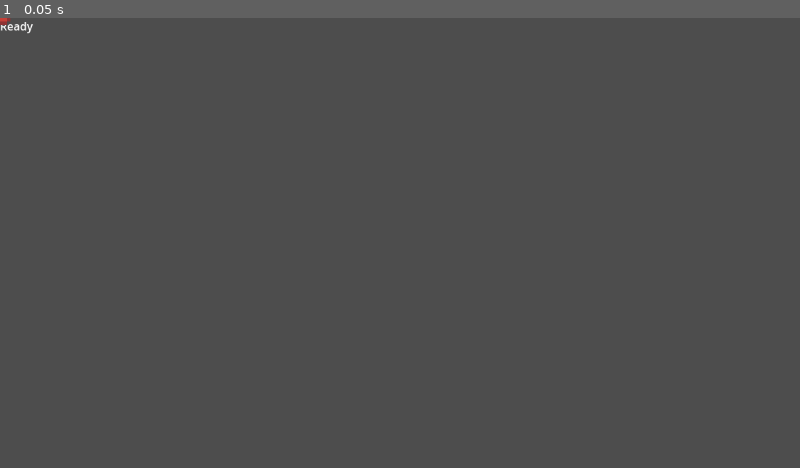
Above: before the commit, frame 1.
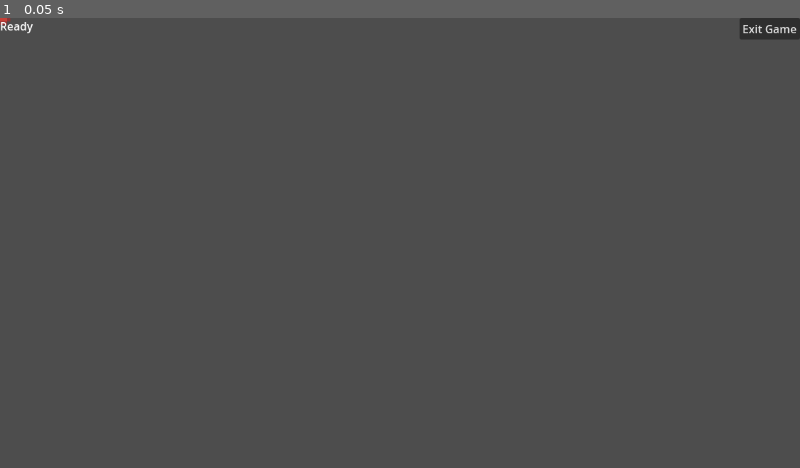
Above: after the commit, the same moment.

Repository: mabanana/sloth
Game: Godot game, scene res://Fishing/scene.tscn
Two runs of this game, one before a commit and one after it. Both use one fixed random seed, a clock stepped at 60 frames per second and the inputs below. This scene is started directly instead of the project's main scene.
Inputs:
- Up to frame 1 (0.05 s): no input

The runs differ from the first frame. In frame 1, 0.3% of the frame differs, in the area x 0-100%, y 0-5%.
Error before the commit: Trying to assign value of type 'Window' to a variable of type 'main.gd'. (res://Fishing/fishing_scene.gd:45)
Error after the commit: Trying to assign value of type 'Window' to a variable of type 'main.gd'. (res://Fishing/fishing_scene.gd:48)

Commit message:
Add exit button to fishing

Diff:
--- a/Fishing/fishing_scene.gd
+++ b/Fishing/fishing_scene.gd
@@ -2,7 +2,7 @@
 class_name FishingScene
 
 var main: Main
-@export var state_machine: StateMachine
+
 
 @onready var fish_card_scene: PackedScene = preload("res://Fishing/fish_card.tscn")
 var types = ["Atlantic Bass",
@@ -37,12 +37,19 @@
 var catch: Fish
 var fish_card: FishCard
 
+@export var state_machine: StateMachine
 @export var canvas_layer: CanvasLayer
 @export var state_label: Label
 @export var bobber: Sprite2D
+@export var exit_button: Button
+
 
 func _ready():
 	main = get_parent()
+	exit_button.pressed.connect(func():
+		main.main_menu.show()
+		queue_free()
+		)
 
 	for i in range(10):
 		add_fish(randi_range(0, len(types) - 2))
--- a/Fishing/scene.tscn
+++ b/Fishing/scene.tscn
@@ -9,16 +9,13 @@
 [ext_resource type="Script" path="res://Fishing/reeling_state.gd" id="7_i7eoh"]
 [ext_resource type="Texture2D" uid="uid://bior5jjjcgljf" path="res://Fishing/Assets/global.png" id="9_pkkmn"]
 
-[node name="Fishing" type="Node2D" node_paths=PackedStringArray("state_machine", "canvas_layer", "state_label", "bobber")]
+[node name="Fishing" type="Node2D" node_paths=PackedStringArray("state_machine", "canvas_layer", "state_label", "bobber", "exit_button")]
 script = ExtResource("1_pkqmd")
 state_machine = NodePath("StateMachine")
 canvas_layer = NodePath("CanvasLayer")
-state_label = NodePath("Label")
+state_label = NodePath("CanvasLayer/Label")
 bobber = NodePath("Sprite2D")
-
-[node name="Label" type="Label" parent="."]
-offset_right = 40.0
-offset_bottom = 23.0
+exit_button = NodePath("CanvasLayer/Button")
 
 [node name="StateMachine" type="Node" parent="." node_paths=PackedStringArray("current_state", "scene")]
 script = ExtResource("2_7voic")
@@ -48,3 +45,17 @@
 frame = 15
 
 [node name="CanvasLayer" type="CanvasLayer" parent="."]
+
+[node name="Label" type="Label" parent="CanvasLayer"]
+offset_right = 40.0
+offset_bottom = 23.0
+
+[node name="Button" type="Button" parent="CanvasLayer"]
+anchors_preset = 1
+anchor_left = 1.0
+anchor_right = 1.0
+offset_left = -87.0
+offset_bottom = 31.0
+grow_horizontal = 0
+text = "Exit Game
+"
